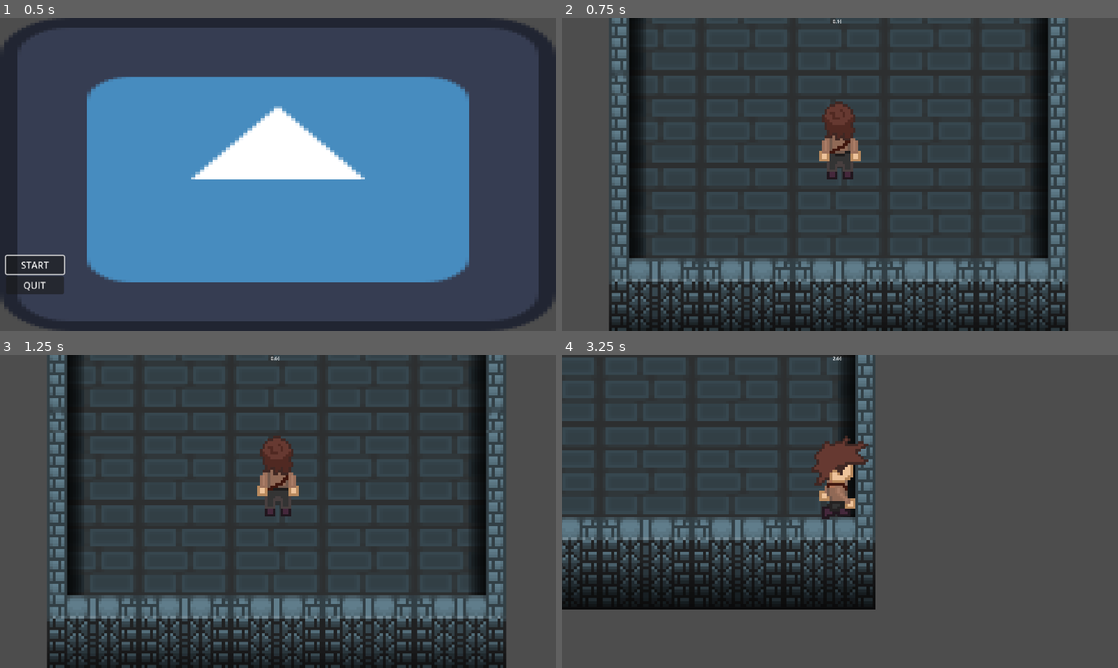
Above: before the commit, frames 1-4 (two rows, left to right).
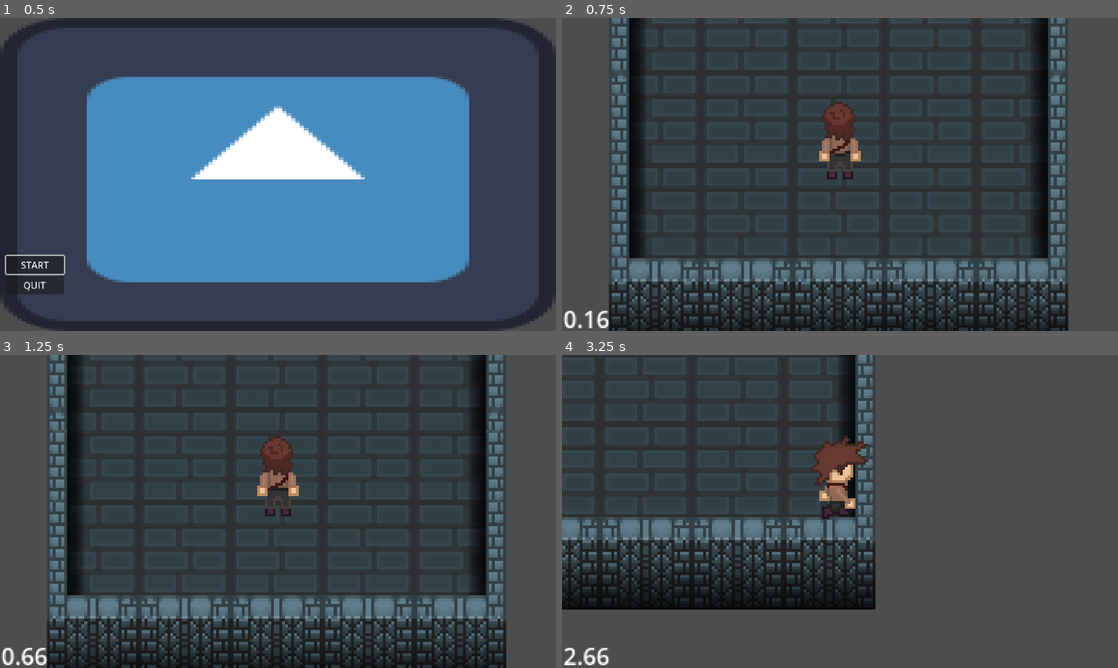
Above: after the commit, the same moments.

Repository: Travisbui/Capstone-Project
Game: Godot game, scene res://scenes/menu.tscn
Same seed, same stepped clock (60 frames per second), same inputs: the game is played once before the commit and once after it. The engine's default icon, where the game draws it, is replaced by a stand-in: a white triangle on a blue panel in a dark square.
Inputs:
- Up to frame 1 (0.5 s): no input
- Up to frame 2 (0.75 s): click "START" at 0.5 s
- Up to frame 3 (1.25 s): no input
- Up to frame 4 (3.25 s): hold Right (ui_right) 1.28-2.03 s; hold Down (ui_down) 2.03-2.78 s; hold Right (ui_right) from 2.78 s (still down)

Frame 1 is identical in both runs. In frame 2, 0.2% of the frame differs, in the area x 0-51%, y 0-100%; in frame 3, 0.3%; in frame 4, 0.3%.

Commit message:
timer finished

Diff:
--- a/scenes/player.tscn
+++ b/scenes/player.tscn
@@ -406,8 +406,6 @@
 motion_mode = 1
 script = ExtResource("1_qhjps")
 
-[node name="speedrun_timer" parent="." instance=ExtResource("2_0wqrg")]
-
 [node name="hitbox" type="Area2D" parent="."]
 position = Vector2(0, -13)
 
@@ -425,5 +423,7 @@
 animation = &"back_idle"
 offset = Vector2(2.08165e-12, -13)
 
+[node name="speedrun_timer" parent="." instance=ExtResource("2_0wqrg")]
+
 [connection signal="area_entered" from="hitbox" to="." method="_on_area_2d_area_entered"]
 [connection signal="body_entered" from="hitbox" to="." method="_on_area_2d_body_entered"]
--- a/scenes/speedrun_timer.tscn
+++ b/scenes/speedrun_timer.tscn
@@ -6,11 +6,14 @@
 script = ExtResource("1_j7rg4")
 
 [node name="Label" type="Label" parent="."]
-anchors_preset = 5
-anchor_left = 0.5
-anchor_right = 0.5
-offset_left = -25.5
-offset_right = 25.5
-offset_bottom = 23.0
-grow_horizontal = 2
+anchors_preset = 2
+anchor_top = 1.0
+anchor_bottom = 1.0
+offset_left = 5.0
+offset_top = -100.0
+offset_right = 56.0
+offset_bottom = -77.0
+grow_vertical = 0
+scale = Vector2(5, 5)
 size_flags_vertical = 0
+vertical_alignment = 2
--- a/scripts/player.gd
+++ b/scripts/player.gd
@@ -76,4 +76,5 @@
 			anim.play("back_idle")
 
 func _on_area_2d_area_entered(area):
+	Global.speedrun_time = 0.0
 	get_tree().change_scene_to_file("res://scenes/ded.tscn")
